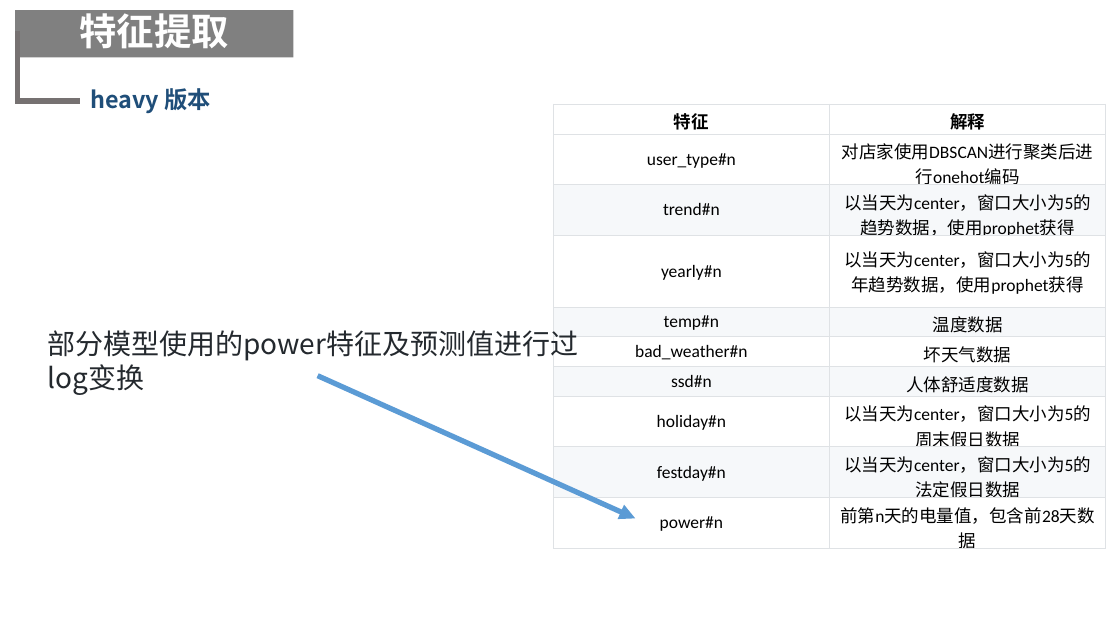
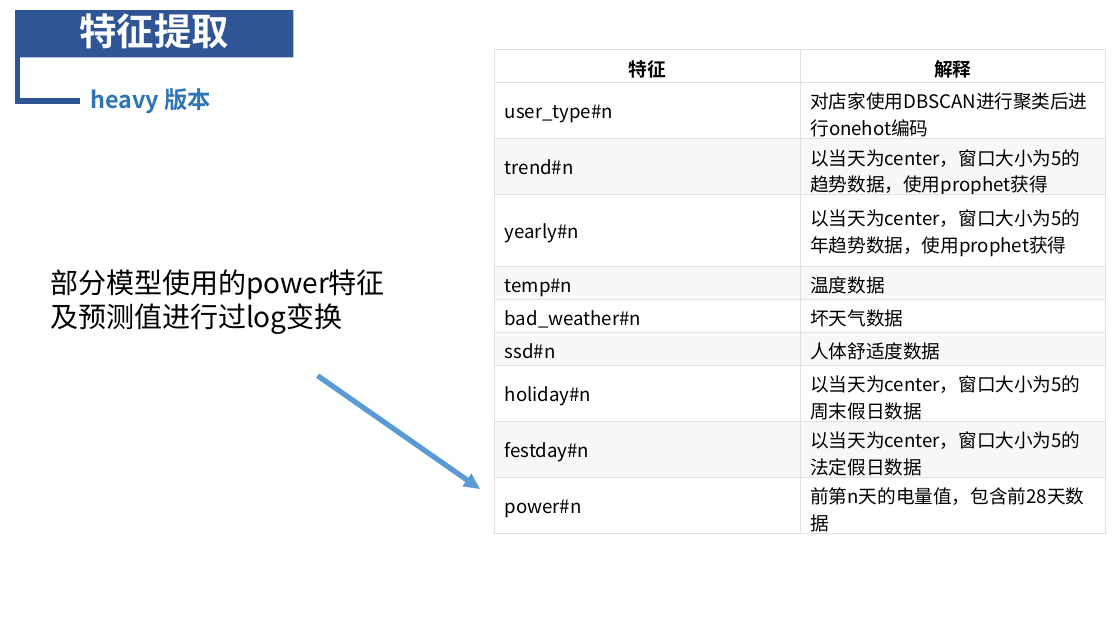
Before and after one commit to lvniqi/tianchi_power, a slide deck: slide 14 of presentation.pptx. Drawn at 1120x630 pixels with LibreOffice and Linux fonts; fonts in the diff are those of the drawing; background and template pictures are left out. Boxes give left, top, right and bottom in pixels: in the first picture for what was removed or moved away, otherwise in the second. Text is boxed around its words. In the diff, an @@ line names an element or a change of style, - is before the commit and + after.

Commit message:
[U] update ppt

```diff
--- a/presentation.pptx
+++ b/presentation.pptx
@@ rectangle "特征提取" at [15,10,293,57]: fill #808080 to #2F5597 @@
@@ elbow line (18, 31) - (80, 101): stroke #767171 4.5 pt to #2F5597 4.5 pt @@
@@ table at [495,50,1107,534] @@
@@ size 15 to 16 pt, font Calibri to Noto Sans CJK SC @@
@@ alignment centre to left @@
@@ table: place and size @@
-table at [554,104,1107,541]
+table at [495,50,1107,534]
@@ text "heavy 版本" at [90,88,212,113]: text colour #1F4E79 to #2E75B6 @@
@@ text "部分模型使用的power特征及预测值进行过log变换": place and size @@
-text "部分模型使用的power特征及预测值进行过log变换" at [47,330,578,361]
+text "部分模型使用的power特征及预测值进行过log变换" at [50,269,385,300]
@@ text "部分模型使用的power特征及预测值进行过log变换" at [50,269,385,300]: text colour #24292E to #000000 @@
@@ arrow moved from (318, 376) - (635, 518) to (318, 376) - (480, 489) @@
```
Also in this commit, not shown: 27 other slides changed.
